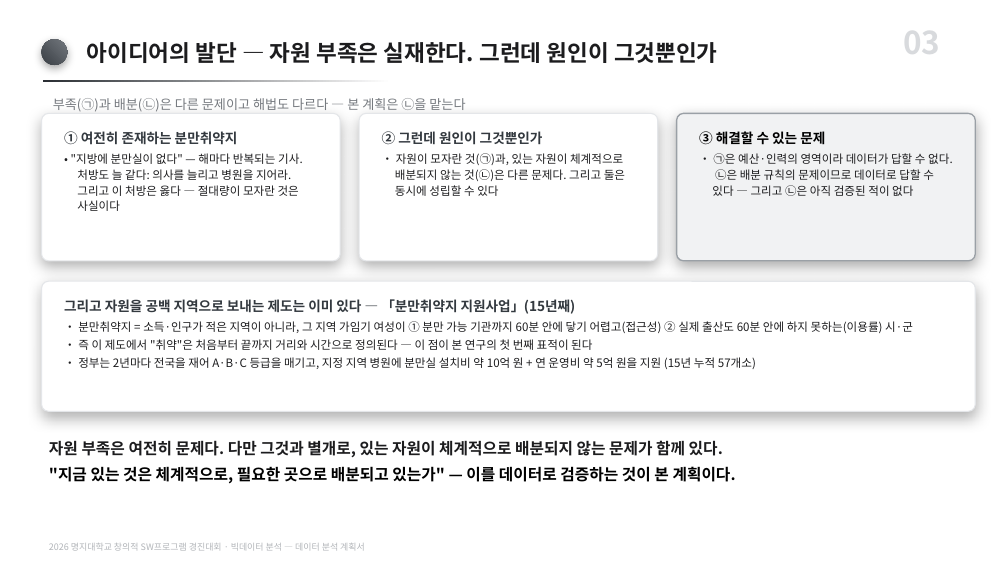
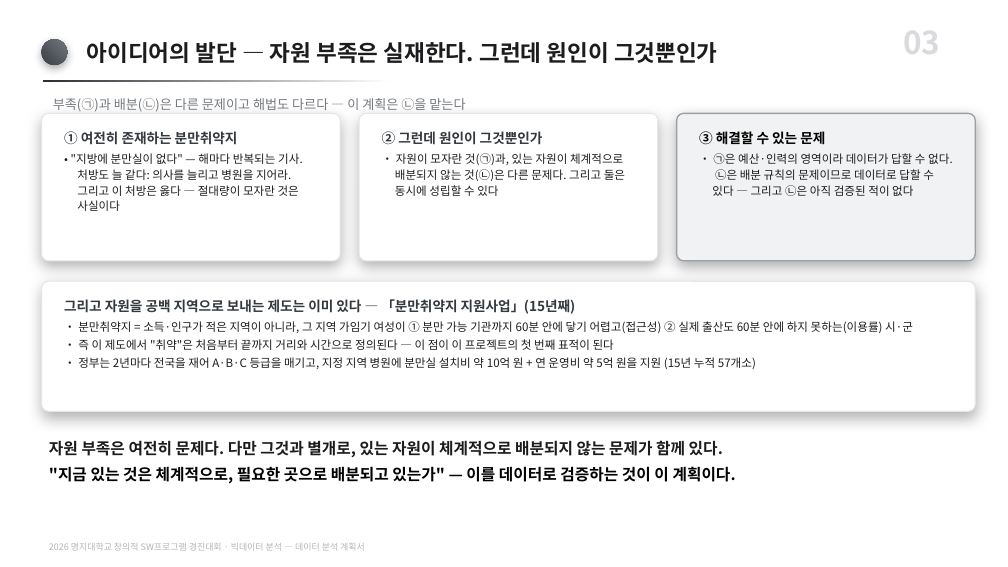
Before and after one commit to karvvan/maternity-care-policy-audit, a slide deck: slide 3 of 05_작업자료/_PPT생성본/데이터분석_계획서.pptx. Drawn at 1008x567 pixels with LibreOffice and Linux fonts; fonts in the diff are those of the drawing. Boxes give left, top, right and bottom in pixels: in the first picture for what was removed or moved away, otherwise in the second. Text is boxed around its words. In the diff, an @@ line names an element or a change of style, - is before the commit and + after.

Commit message:
용어 정리: 연구 → 프로젝트, 연구 질문 → 핵심 질문, RQ → Q
학술 연구가 아니라 제도 감사와 도구 제작에 가까우므로 표현을 맞춘다.
RQ는 Research Question 약어라 '연구'를 뺀 이상 함께 바꿔야 앞뒤가 맞는다.

- 보고서: 연구 61회·RQ 11회 전량 정리. §9 '연구의 한계' → '분석의 한계',
  §1.5 '연구 질문' → '핵심 질문', '제도를 감사하는 연구는' → '작업은' 등
  자리마다 자연스러운 말로 바꿔 기계적 치환을 피했다. 26쪽 유지.
- 결과보고서 PPT: 제출본에 문단 18개 패치(재생성 아님). 표지 등 편집 보존.
- 계획서 PPT: 생성기만 수정. 편집 중이라 제출본 반영은 보류.

```diff
--- a/05_작업자료/_PPT생성본/데이터분석_계획서.pptx
+++ b/05_작업자료/_PPT생성본/데이터분석_계획서.pptx
@@ text at (53,98,465,112): text changed @@
-부족(㉠)과 배분(㉡)은 다른 문제이고 해법도 다르다 — 본 계획은 ㉡을 맡는다
+부족(㉠)과 배분(㉡)은 다른 문제이고 해법도 다르다 — 이 계획은 ㉡을 맡는다
@@ text at (78,339,614,350): text changed @@
-• 즉 이 제도에서 "취약"은 처음부터 끝까지 거리와 시간으로 정의된다 — 이 점이 본 연구의 첫 번째 표적이 된다
+• 즉 이 제도에서 "취약"은 처음부터 끝까지 거리와 시간으로 정의된다 — 이 점이 이 프로젝트의 첫 번째 표적이 된다
@@ text at (49,466,736,484): text changed @@
-"지금 있는 것은 체계적으로, 필요한 곳으로 배분되고 있는가" — 이를 데이터로 검증하는 것이 본 계획이다.
+"지금 있는 것은 체계적으로, 필요한 곳으로 배분되고 있는가" — 이를 데이터로 검증하는 것이 이 계획이다.
```
Also in this commit, not shown: 7 other slides changed, 7 other files.
